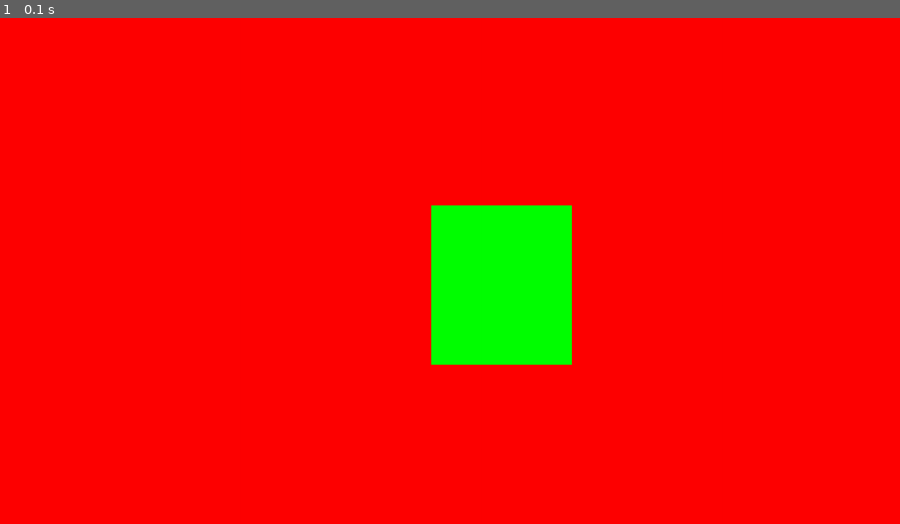
Above: before the commit, frame 1.
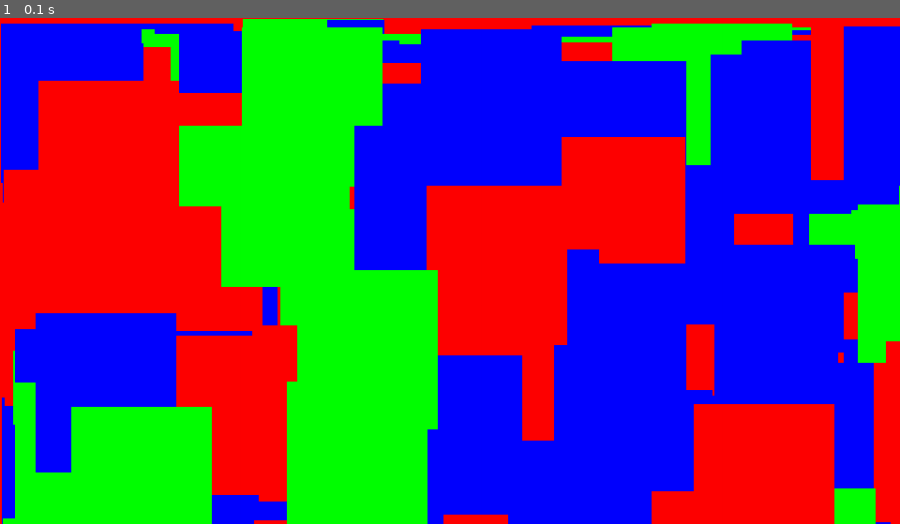
Above: after the commit, the same moment.

Repository: c1007348/Pygame-Practice
Game: pygame game, started from main.py
Same seed, same stepped clock (60 frames per second), same inputs: the game is played once before the commit and once after it.
Inputs:
- Up to frame 1 (0.1 s): no input

The runs differ from the first frame. In frame 1, 73% of the frame differs, in the area x 0-100%, y 0-100%.

Commit message:
Added ability to generate infinite number of rectangles easily and added random colours to those rectangles.

Diff:
--- a/main.py
+++ b/main.py
@@ -1,4 +1,4 @@
-import pygame, time
+import pygame, time, random
 
 pygame.init()
 
@@ -9,14 +9,29 @@
 pygame.display.set_caption("Main Window!")
 fps = pygame.time.Clock()
 main_window.fill((255,0,0))
-rectangle = pygame.Rect(460, 200, 150, 170)
-pygame.draw.rect(main_window, (0, 255, 0), rectangle)
 
+red = (255, 0, 0)
+green = (0, 255, 0)
+blue = (0, 0, 255)
 
-i = True
+colours = [red, green, blue]
 
-while i:
+rectangles = []
+
+for i in range (1, 1000):
+    rectangle = pygame.Rect(random.randint(1, 960), random.randint(1, 540), 150, 170)
+    rectangles.append(rectangle)
+
+i = 0
+
+while i < len(rectangles):
+    pygame.draw.rect(main_window, colours[random.randint(0,2)], rectangles[i])
+    i +=1
+
+j = True
+
+while j:
     pygame.display.update()#updates the pyame window
     for event in pygame.event.get(): #if the pygame window is exited - the loop breaks and the Quit() function is run
         if event.type == pygame.QUIT:
-            i = False
+            j = False
